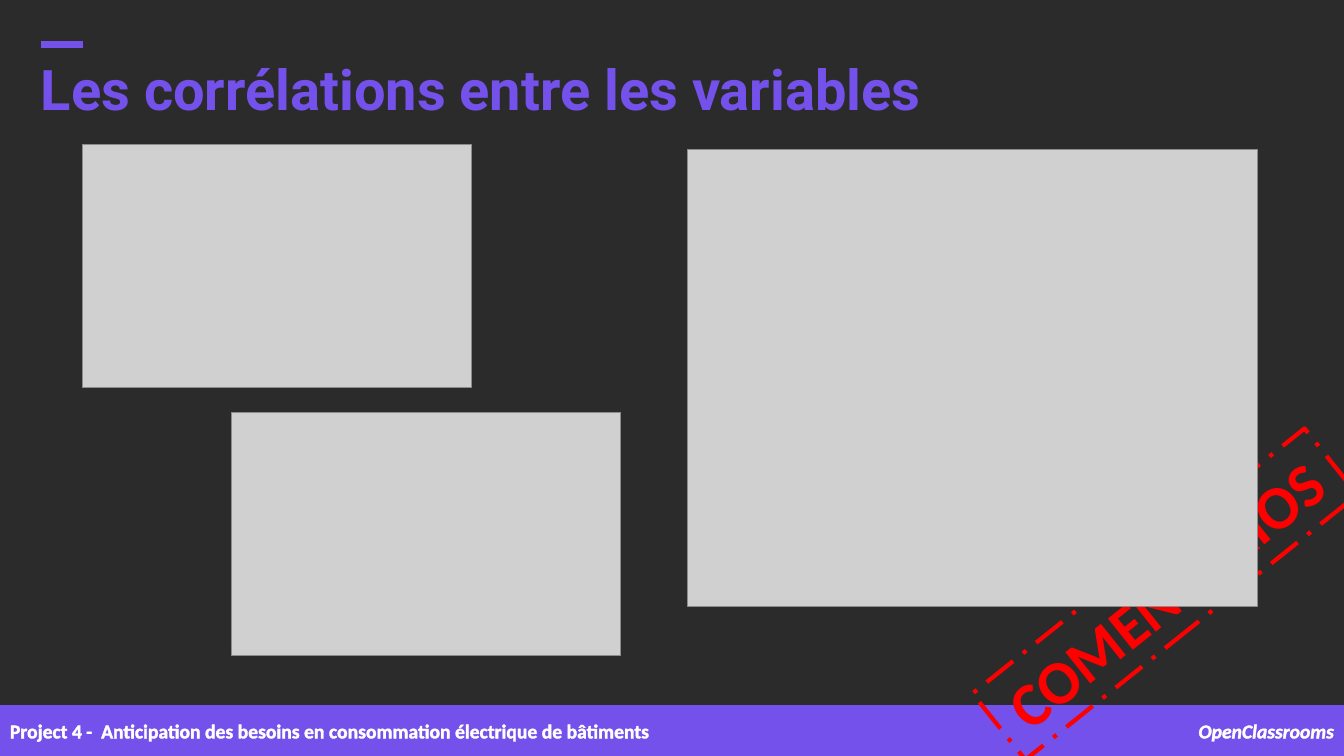
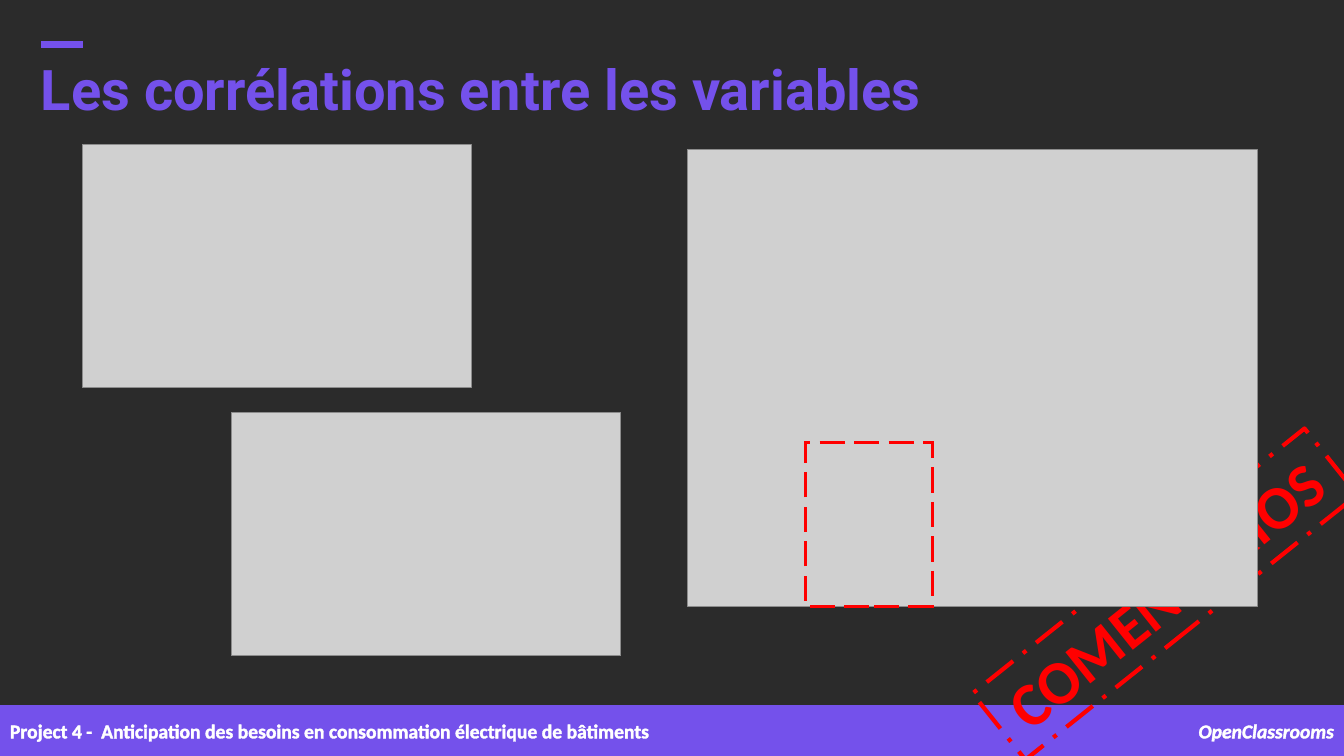
Before and after one commit to samirhinojosa/OC-P4-consumption-needs-of-buildings, a slide deck: slide 17 of supports/P4_presentation v1.pptx. Drawn at 1344x756 pixels with LibreOffice and Linux fonts; fonts in the diff are those of the drawing; grey boxes stand for pictures; background and template pictures are left out; a plain dark background stands for a picture behind light text. Boxes give left, top, right and bottom in pixels: in the first picture for what was removed or moved away, otherwise in the second. Text is boxed around its words. In the diff, an @@ line names an element or a change of style, - is before the commit and + after.

```diff
--- a/supports/P4_presentation v1.pptx
+++ b/supports/P4_presentation v1.pptx
@@ rectangle added at [806, 443, 933, 606], outline #FF0000 2.25 pt dashed @@
```
Also in this commit, not shown: 3 other slides changed, 7 slides added, 31 other files.
